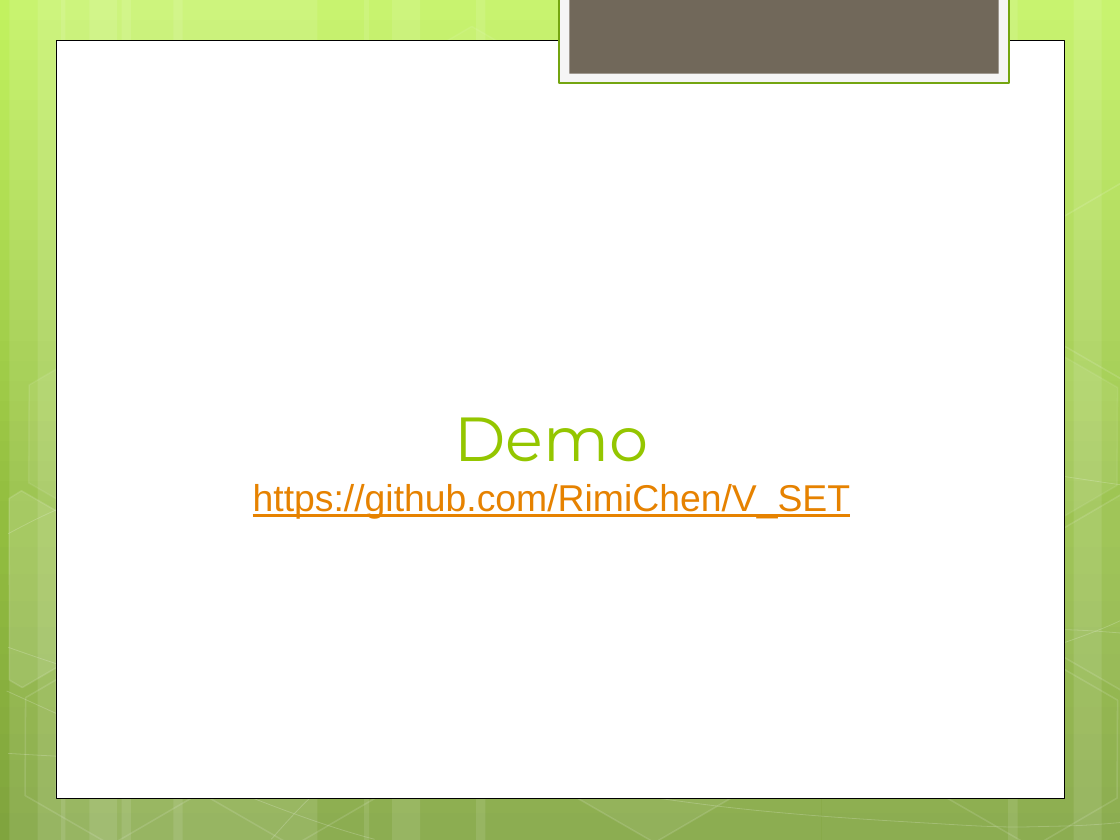
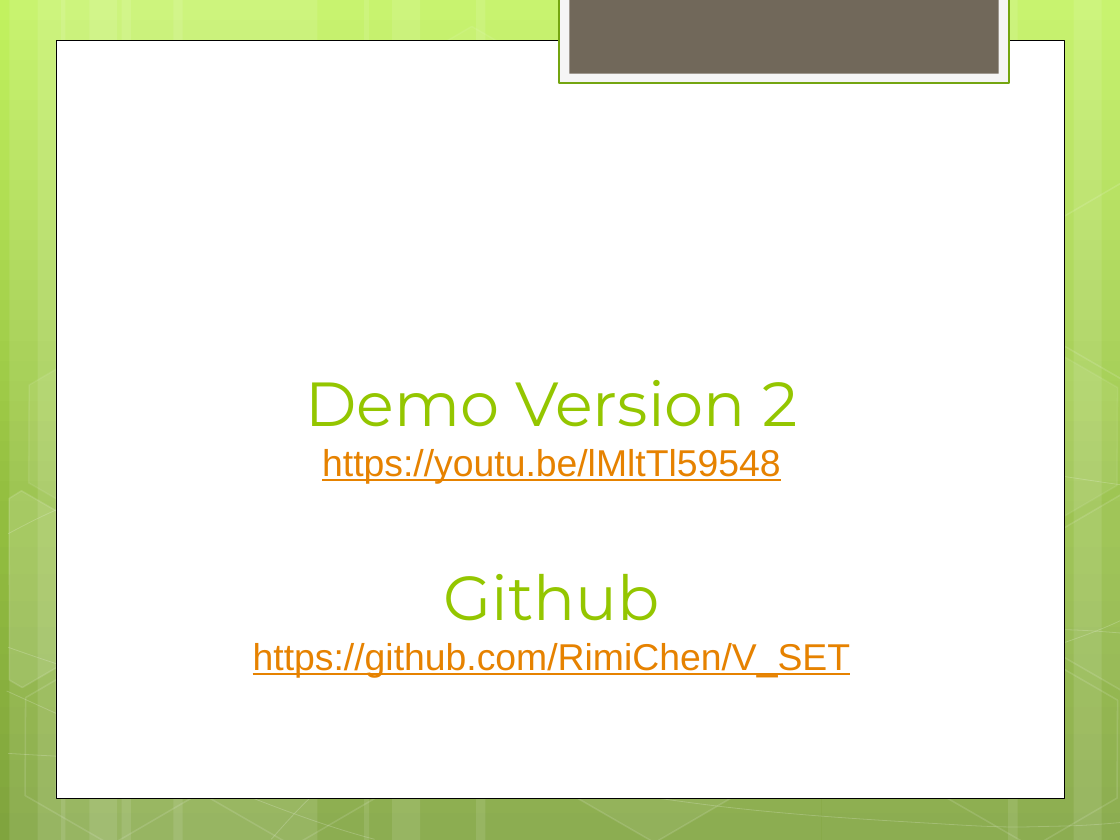
Before and after one commit to RimiChen/2016_V_SET, a slide deck: slide 14 of V-SET_v2_Final_Project.pptx (slide 10 before the commit). Drawn at 1120x840 pixels with LibreOffice and Linux fonts; fonts in the diff are those of the drawing. Boxes give left, top, right and bottom in pixels: in the first picture for what was removed or moved away, otherwise in the second. Text is boxed around its words. In the diff, an @@ line names an element or a change of style, - is before the commit and + after.

```diff
--- a/V-SET_v2_Final_Project.pptx
+++ b/V-SET_v2_Final_Project.pptx
@@ title at (x1=253, y1=380, x2=850, y2=677): text changed @@
-Demo
-https://github.com/RimiChen/V_SET
+Demo Version 2
+https://youtu.be/lMltTl59548
+Github
+https://github.com/RimiChen/V_SET
```
Also in this commit, not shown: 4 other slides changed, 7 slides added, 3 slides removed, 45 other files.
